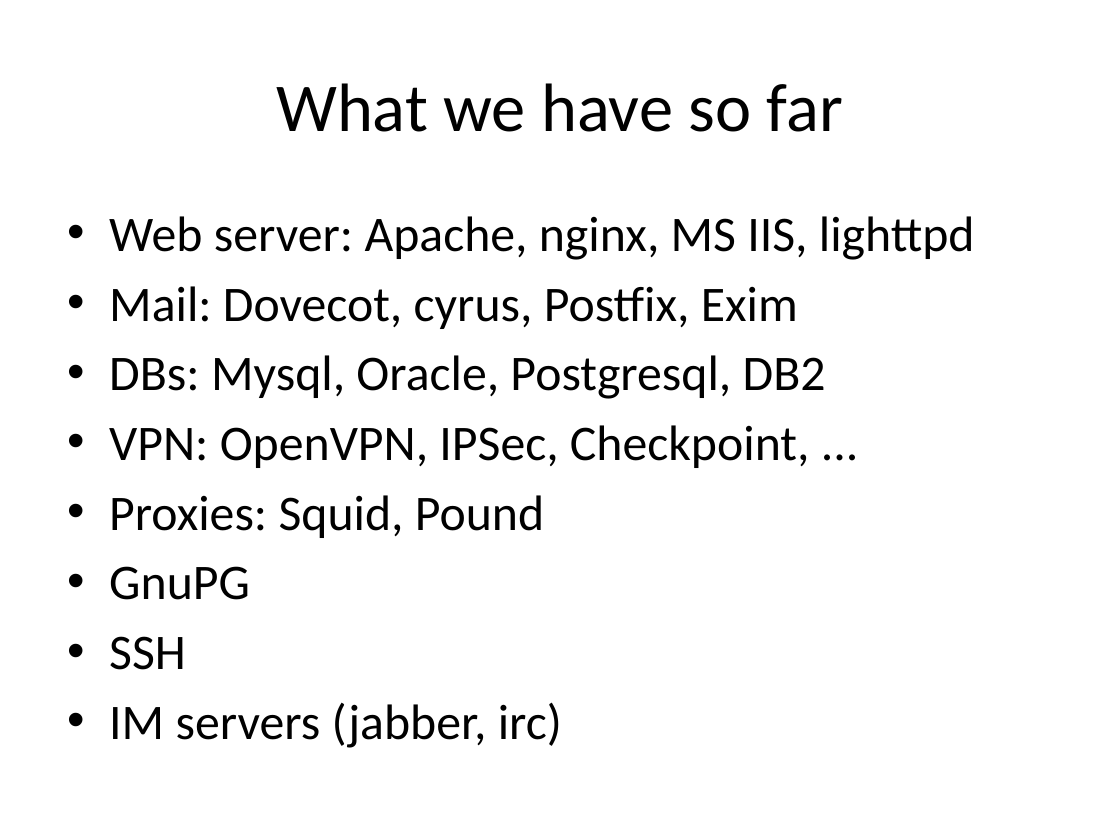
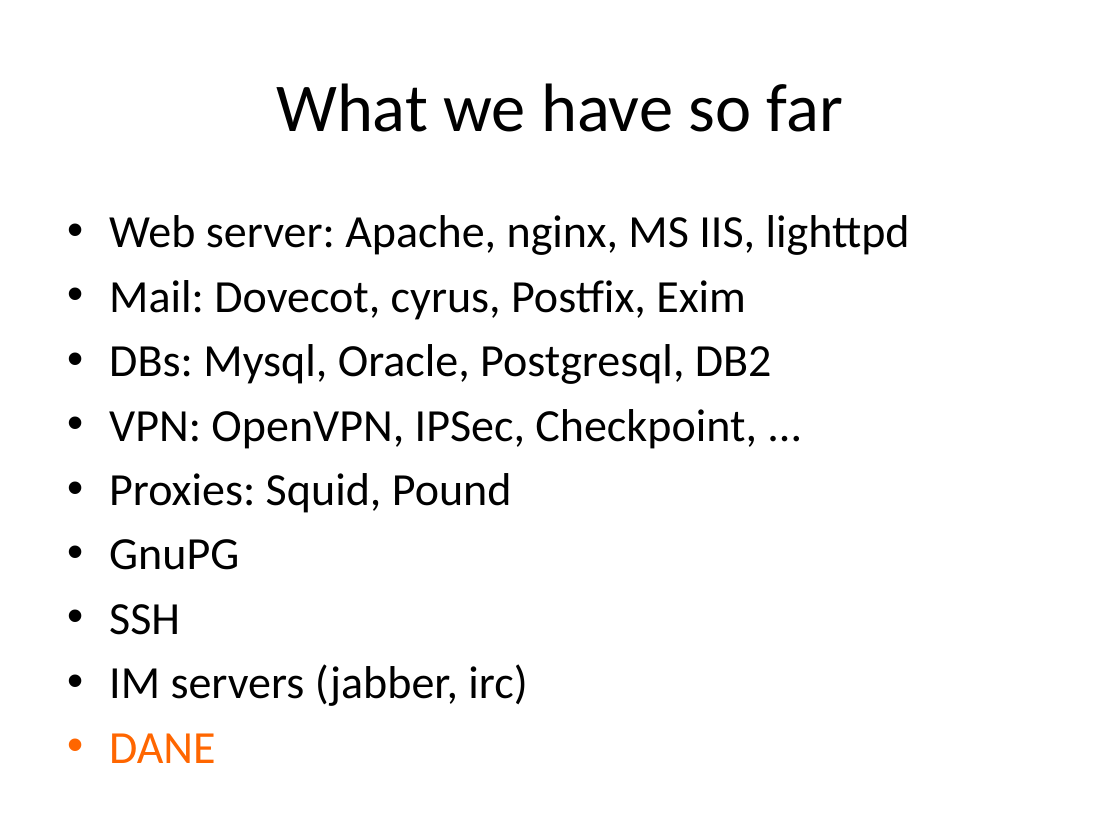
Before and after one commit to BetterCrypto/Applied-Crypto-Hardening, a slide deck: slide 30 of presentations/20140316-RIPE-ACH project.pptx. Drawn at 1120x840 pixels with LibreOffice and Linux fonts; fonts in the diff are those of the drawing. Boxes give left, top, right and bottom in pixels: in the first picture for what was removed or moved away, otherwise in the second. Text is boxed around its words. In the diff, an @@ line names an element or a change of style, - is before the commit and + after.

Commit message:
minor changes

```diff
--- a/presentations/20140316-RIPE-ACH project.pptx
+++ b/presentations/20140316-RIPE-ACH project.pptx
@@ text at [109, 215, 910, 706]: size 32 to 29.6 pt @@
@@ text at [109, 733, 215, 763]: paragraph added @@
+• DANE
```
